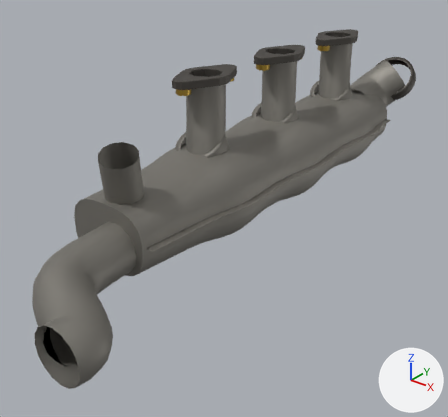
Two versions of the glTF model porsche-911sc-engine/parts/heat-exchanger-left.glb, one commit apart.
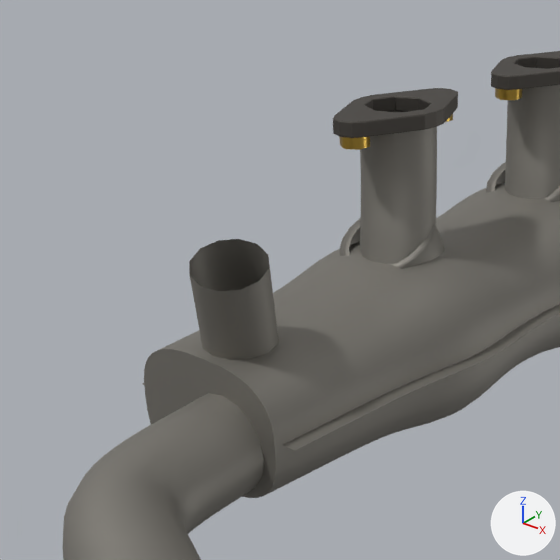
Each version is shown whole from a 50 mm camera at (121.0, -508.0, 65.0) aimed at (-223.0, -77.0, -202.0), then close up on the part from 0% to 65% of the width and 4% to 74% of the height. Arrows for +X, +Y and +Z are at lower right; the lights stay in place. The last two pictures show the newer version. Where no turn or scale is listed for an object, it has been applied to the vertices. Vertices at exactly the same position are counted once.

Script lines for the objects in view, before the commit:
```python
me_mesh_0 = bpy.data.meshes.new('Mesh_0')
me_mesh_0.from_pydata(...)  # 4532 vertices, 8580 faces; spans x -80.0..80.0, y -308.0..308.0, z -74.0..74.0
me_mesh_0.materials.append(mat_aluminized)  # grey #8e8b84
me_mesh_1 = bpy.data.meshes.new('Mesh_1')
me_mesh_1.from_pydata(...)  # 540 vertices, 1032 faces; spans x -38.0..38.0, y -205.0..205.0, z -48.0..48.0
me_mesh_1.materials.append(mat_heatsteel)  # dark grey #5b5752
ob_heat_exchanger_left_aluminized = bpy.data.objects.new('heat-exchanger-left:aluminized', me_mesh_0)
ob_heat_exchanger_left_aluminized.location = (-206.2, -25.8, -142.5)
ob_heat_exchanger_left_heatsteel = bpy.data.objects.new('heat-exchanger-left:heatSteel', me_mesh_1)
ob_heat_exchanger_left_heatsteel.location = (-219.3, 76.6, -115.2)
```
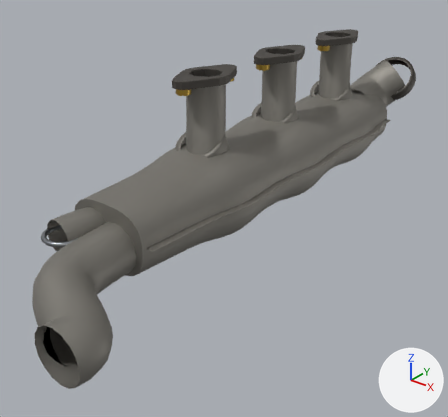
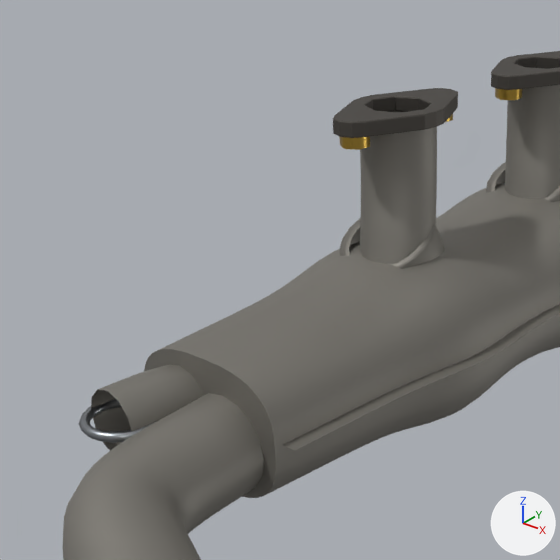
Where the change shows, as pixel boxes [x1, y1, x2, y2] in the close-ups (560 x 560 px; the box of a moved part takes in the faces that stretch with it):
'heat-exchanger-left:steel', added
    after: [79, 399, 157, 443]
part 1 of me_mesh_0, moved or reshaped
    before: [189, 239, 278, 359]
    after: [91, 365, 204, 451]

Diff of the bpy script that builds the scene:
```diff
--- a/porsche-911sc-engine/parts/heat-exchanger-left.glb.py
+++ b/porsche-911sc-engine/parts/heat-exchanger-left.glb.py
@@ mat_steel @@
+mat_steel = principled_material('steel')
+mat_steel.base_color = (0.337, 0.356, 0.381)  # grey #9da1a6
+mat_steel.metallic = 1.0
+mat_steel.roughness = 0.32
@@ me_mesh_0 @@
 # used by ob_heat_exchanger_left_aluminized; location = (-206.2, -25.8, -142.5)
-me_mesh_0.from_pydata(...)  # 4532 vertices, 8580 faces; spans x -80.0..80.0, y -308.0..308.0, z -74.0..74.0
+me_mesh_0.from_pydata(...)  # 4556 vertices, 8628 faces; spans x -80.0..80.0, y -308.0..308.0, z -74.0..74.0
+# me_mesh_0 part 1
+# 12 vertices are removed from x -27.0..4.0, y -202.0..-171.0, z 32.0..43.0
+# 24 faces are deleted
+# 120 vertices move from x -37.0..3.0, y -200.0..-159.0, z -12.0..38.0 to x -54.0..-19.0, y -219.0..-179.0, z -42.0..-9.0
+# 11 vertices are added at x -47.0..-24.0, y -231.0..-223.0, z -40.0..-10.0
+# 7 new vertices lie (0.0, -4.0, 0.0) away from vertices in x -28.0..3.0, y -199.0..-170.0, z 28.0..38.0
+# 5 new vertices lie (0.0, -4.0, 0.0) away from vertices in x -54.0..-26.0, y -223.0..-221.0, z -32.0..-17.0
+# 8 new vertices lie (-1.0, -4.0, 0.0) away from vertices in x -54.0..1.0, y -227.0..-177.0, z -32.0..38.0
+# 5 new vertices lie (0.0, -4.0, -1.0) away from vertices in x -47.0..-13.0, y -223.0..-200.0, z -39.0..29.0
+# 72 new faces join them
 me_mesh_0.materials.append(mat_aluminized)
@@ me_mesh_3 @@
+me_mesh_3.from_pydata(...)  # 120 vertices, 240 faces; spans x -17.7..17.7, y -17.7..17.7, z -1.9..1.9
+me_mesh_3.materials.append(mat_steel)  # grey #9da1a6
@@ ob_heat_exchanger_left_steel @@
+ob_heat_exchanger_left_steel = bpy.data.objects.new('heat-exchanger-left:steel', me_mesh_3)
+ob_heat_exchanger_left_steel.location = (-246.0, -250.0, -167.0)
```
